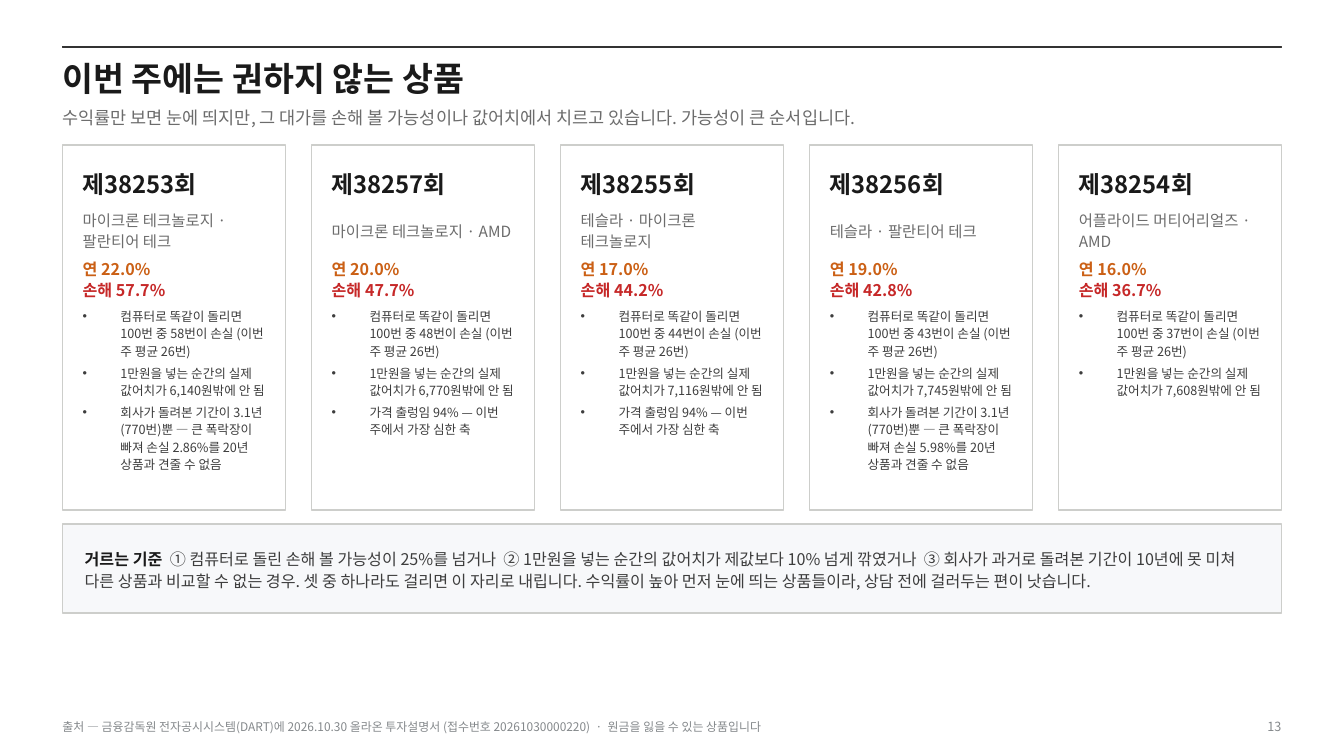
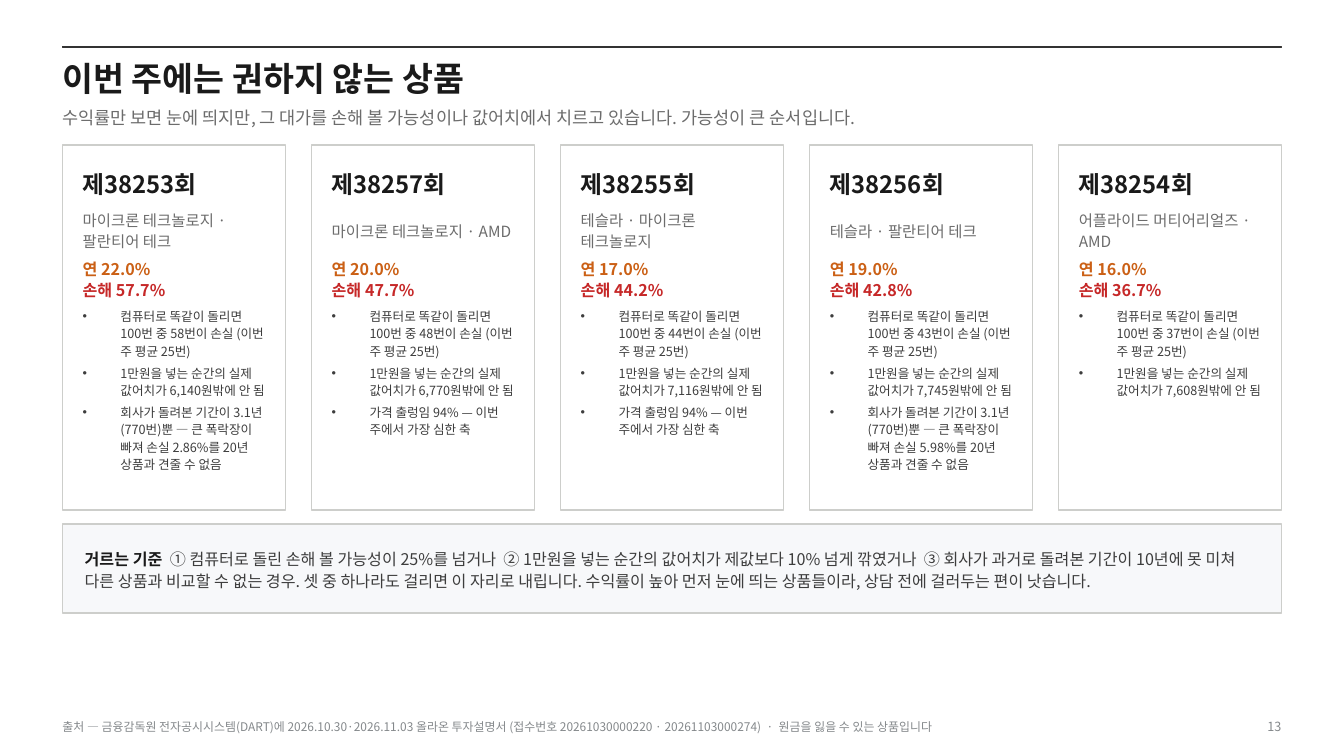
Before and after one commit to hanaroline/work_1, a slide deck: slide 13 of els-analysis-deck.pptx. Drawn at 1344x756 pixels with LibreOffice and Linux fonts; fonts in the diff are those of the drawing. Boxes give left, top, right and bottom in pixels: in the first picture for what was removed or moved away, otherwise in the second. Text is boxed around its words. In the diff, an @@ line names an element or a change of style, - is before the commit and + after.

```diff
--- a/els-analysis-deck.pptx
+++ b/els-analysis-deck.pptx
@@ text at bbox=[120, 310, 263, 359]: text changed @@
-• 컴퓨터로 똑같이 돌리면 100번 중 58번이 손실 (이번 주 평균 26번)
+• 컴퓨터로 똑같이 돌리면 100번 중 58번이 손실 (이번 주 평균 25번)
@@ text at bbox=[370, 310, 512, 359]: text changed @@
-• 컴퓨터로 똑같이 돌리면 100번 중 48번이 손실 (이번 주 평균 26번)
+• 컴퓨터로 똑같이 돌리면 100번 중 48번이 손실 (이번 주 평균 25번)
@@ text at bbox=[619, 310, 761, 359]: text changed @@
-• 컴퓨터로 똑같이 돌리면 100번 중 44번이 손실 (이번 주 평균 26번)
+• 컴퓨터로 똑같이 돌리면 100번 중 44번이 손실 (이번 주 평균 25번)
@@ text at bbox=[868, 310, 1010, 359]: text changed @@
-• 컴퓨터로 똑같이 돌리면 100번 중 43번이 손실 (이번 주 평균 26번)
+• 컴퓨터로 똑같이 돌리면 100번 중 43번이 손실 (이번 주 평균 25번)
@@ text at bbox=[1117, 310, 1259, 359]: text changed @@
-• 컴퓨터로 똑같이 돌리면 100번 중 37번이 손실 (이번 주 평균 26번)
+• 컴퓨터로 똑같이 돌리면 100번 중 37번이 손실 (이번 주 평균 25번)
@@ text at bbox=[62, 721, 932, 733]: text changed @@
-출처 — 금융감독원 전자공시시스템(DART)에 2026.10.30 올라온 투자설명서 (접수번호 20261030000220) · 원금을 잃을 수 있는 상품입니다
+출처 — 금융감독원 전자공시시스템(DART)에 2026.10.30·2026.11.03 올라온 투자설명서 (접수번호 20261030000220 · 20261103000274) · 원금을 잃을 수 있는 상품입니다
```
Also in this commit, not shown: 15 other slides changed, 24 other files.
